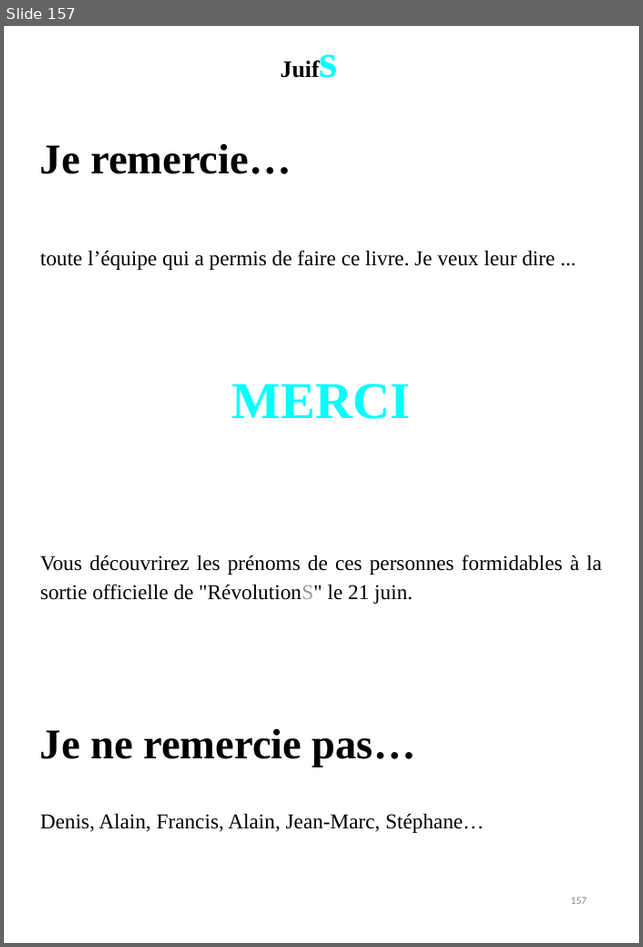
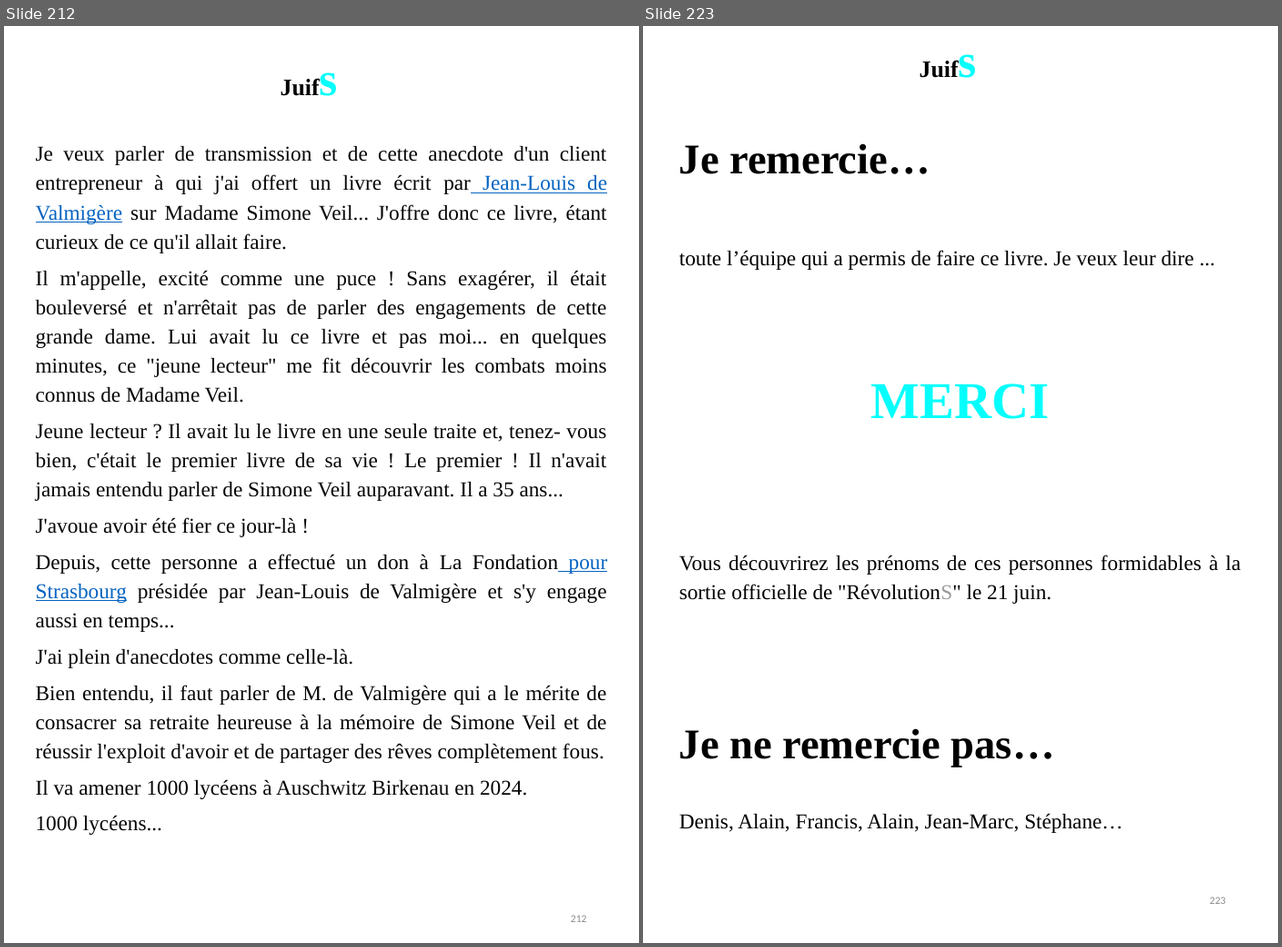
Before and after one commit to BenjaminLOUIS84/e_commerce, a slide deck: e_commerce/public/ppsx/tome2.ppsx. Shown side by side, each under a label of ours: slide 157 before the commit, slides 212 and 223 after it; the slides between them are not shown. The pictures are 643x947 and 1282x947 pixels, drawn with LibreOffice and Linux fonts; fonts in the diff are those of the drawing. Boxes give left, top, right and bottom in pixels: in the first picture for what was removed or moved away, otherwise in the second. Text is boxed around its words. In the diff, an @@ line names an element or a change of style, - is before the commit and + after.

```diff
--- a/e_commerce/public/ppsx/tome2.ppsx
+++ b/e_commerce/public/ppsx/tome2.ppsx
@@ slide 212 added at box(4, 26, 639, 943), background #FFFFFF @@
@@ text added at box(272, 44, 353, 136), 20.1 pt, text #000000, bold @@
+Juifs
@@ text added at box(36, 146, 608, 835), 18 pt, text #050505 @@
+Je veux parler de transmission et de cette anecdote d'un client entrepreneur à qui j'ai offert un livre écrit par Jean-Louis de Valmigère sur Madame Simone Veil... J'offre donc ce livre, étant curieux de ce qu'il allait faire.
+Il m'appelle, excité comme une puce ! Sans exagérer, il était bouleversé et n'arrêtait pas de parler des engagements de cette grande dame. Lui avait lu ce livre et pas moi... en quelques minutes, ce "jeune lecteur" me fit découvrir les combats moins connus de Madame Veil.
+Jeune lecteur ? Il avait lu le livre en une seule traite et, tenez- vous bien, c'était le premier livre de sa vie ! Le premier ! Il n'avait jamais entendu parler de Simone Veil auparavant. Il a 35 ans...
+J'avoue avoir été fier ce jour-là !
+Depuis, cette personne a effectué un don à La Fondation pour Strasbourg présidée par Jean-Louis de Valmigère et s'y engage aussi en temps...
+J'ai plein d'anecdotes comme celle-là.
+Bien entendu, il faut parler de M. de Valmigère qui a le mérite de consacrer sa retraite heureuse à la mémoire de Simone Veil et de réussir l'exploit d'avoir et de partager des rêves complètement fous.
+Il va amener 1000 lycéens à Auschwitz Birkenau en 2024.
+1000 lycéens...
@@ page number added at box(571, 915, 587, 922), 9 pt, text #8C8C8C @@
+212
@@ what was slide 157 is now slide 223 @@
@@ page number at box(1210, 897, 1226, 904): text changed @@
-157
+223
```
Also in this commit, not shown: 7 slides changed, 65 other slides added.
